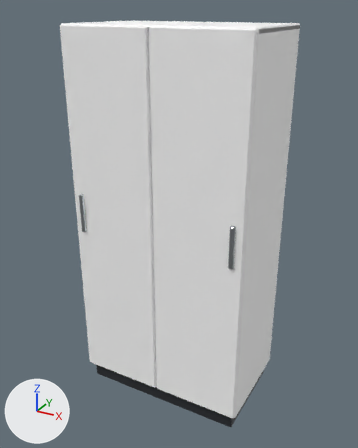
The glTF model assets/models/wardrobe-hinged-1000.glb as it was, and as the next commit left it.
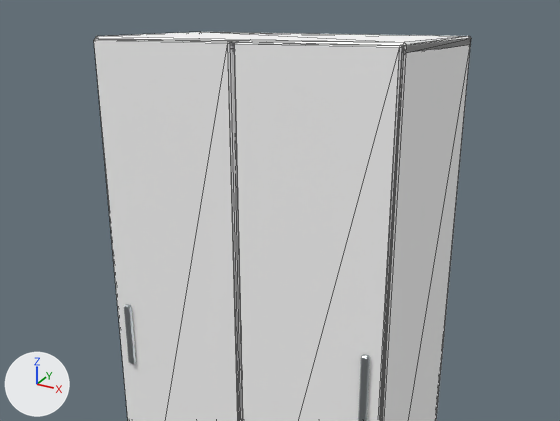
Old and new are each drawn whole from a 50 mm lens placed at (1.23, -2.23, 2.17), pointed at (0.0, 0.0, 1.06) and again close up on the part from 0% to 100% of the width and 0% to 60% of the height. Arrows for +X, +Y and +Z are at lower left; the lights stay in place. The last two pictures show the newer version. The close-ups show mesh edges as thin lines. Vertices at exactly the same position are counted once.

Objects in the first close-up: 'wardrobe-hinged-1000.metal', 'wardrobe-hinged-1000.tint'.
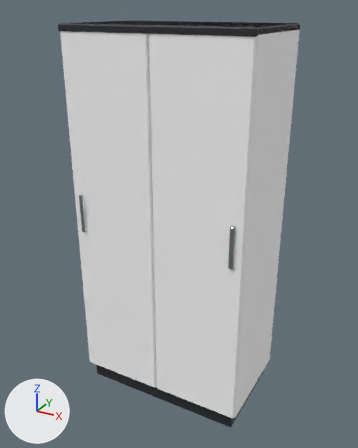
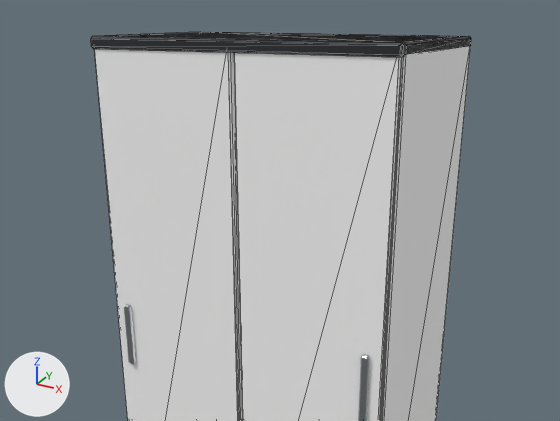
Location of each change, (x1, y1, x2, y2) in pixels of the close-ups (560 x 421 px):
'wardrobe-hinged-1000.tint', reshaped
    before: (94, 32, 471, 421)
    after: (95, 32, 471, 421)
'wardrobe-hinged-1000.graphite', reshaped (not visible before)
    after: (91, 32, 471, 57)
part 2 of me_wardrobe_hinged_1000_tint, deleted
    before: (96, 32, 471, 54)

What the commit changed:
me_wardrobe_hinged_1000_graphite is used by ob_wardrobe_hinged_1000_graphite; location (0.0, 0.0, 0.0).
me_wardrobe_hinged_1000_graphite had 24 vertices, 44 faces and spanned x -0.47..0.47, y -0.252..0.28, z 0.0..0.11.
me_wardrobe_hinged_1000_graphite now has 48 vertices, 88 faces and spans x -0.5..0.5, y -0.291..0.3, z 0.0..2.1.
me_wardrobe_hinged_1000_graphite part 1: a new loose piece of 24 vertices spanning x -0.5..0.5, y -0.291..0.3, z 2.066..2.1, in mat_graphite (dark grey #2b2e33).
me_wardrobe_hinged_1000_tint is used by ob_wardrobe_hinged_1000_tint; location (0.0, 0.0, 0.0).
me_wardrobe_hinged_1000_tint had 96 vertices, 176 faces and spanned x -0.5..0.5, y -0.28..0.3, z 0.1..2.1.
me_wardrobe_hinged_1000_tint now has 72 vertices, 132 faces and spans x -0.5..0.5, y -0.28..0.3, z 0.1..2.1.
me_wardrobe_hinged_1000_tint part 2: the loose piece of 24 vertices spanning x -0.5..0.5, y -0.27..0.3, z 2.07..2.1 is deleted.
